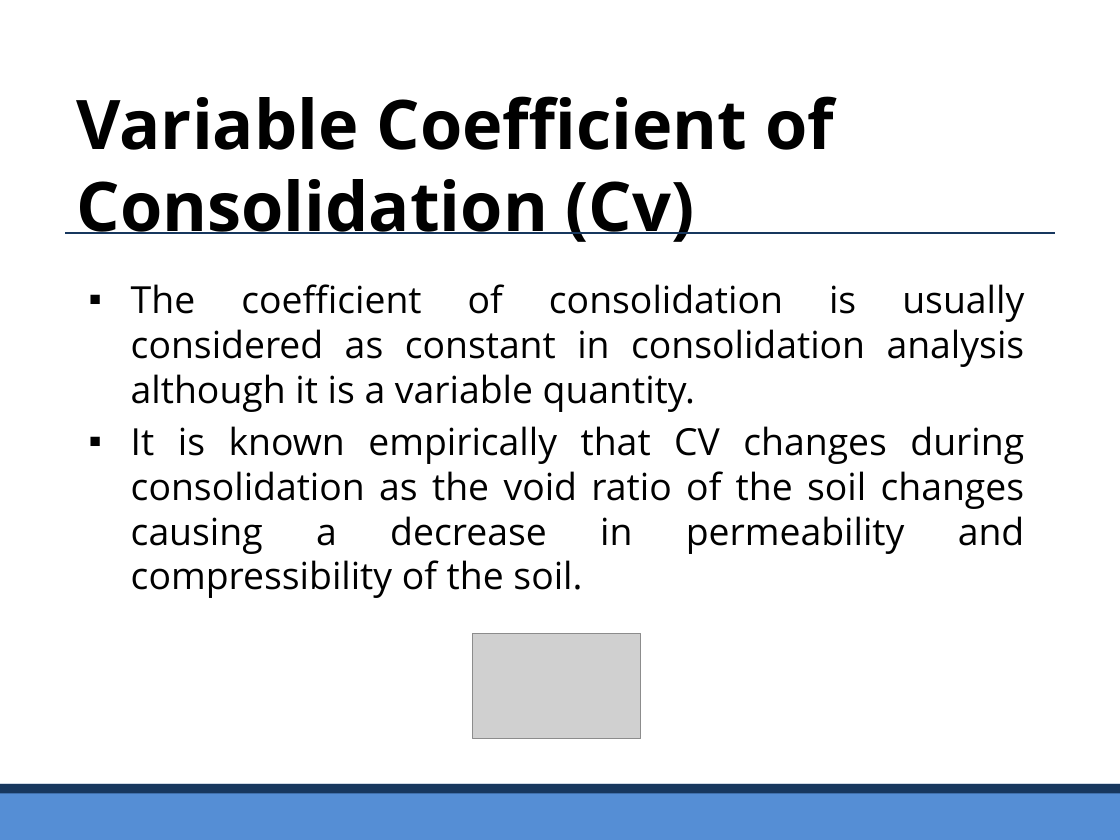
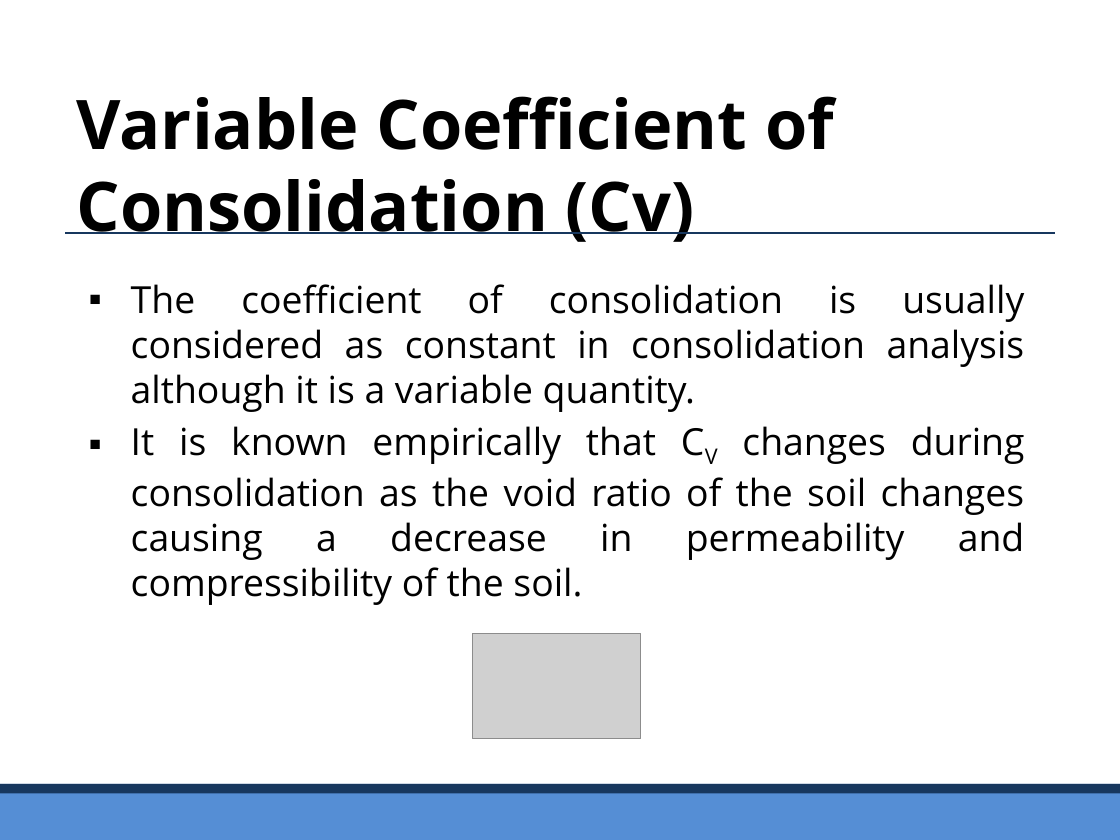
Before and after one commit to civilabs/computationalmethods, a slide deck: slide 9 of Handouts/Lecture 04.pptx. Drawn at 1120x840 pixels with LibreOffice and Linux fonts; fonts in the diff are those of the drawing; grey boxes stand for pictures. Boxes give left, top, right and bottom in pixels: in the first picture for what was removed or moved away, otherwise in the second. Text is boxed around its words. In the diff, an @@ line names an element or a change of style, - is before the commit and + after.

```diff
--- a/Handouts/Lecture 04.pptx
+++ b/Handouts/Lecture 04.pptx
@@ text at box(131, 426, 1025, 605): now subscript in "CV" @@
```
Also in this commit, not shown: 3 other slides changed, 50 other files.
